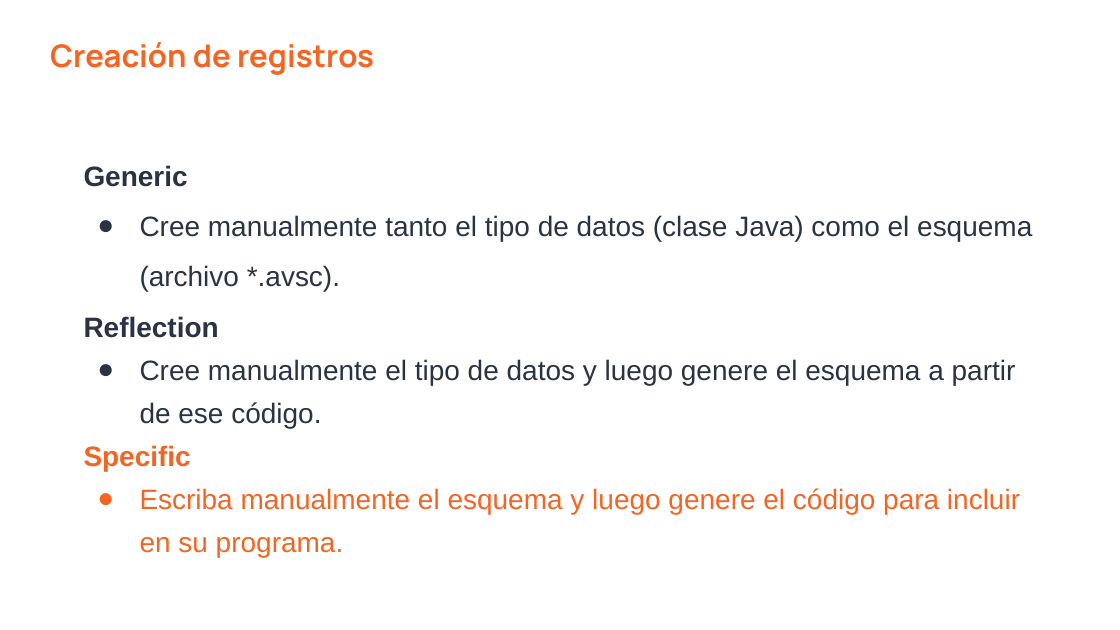
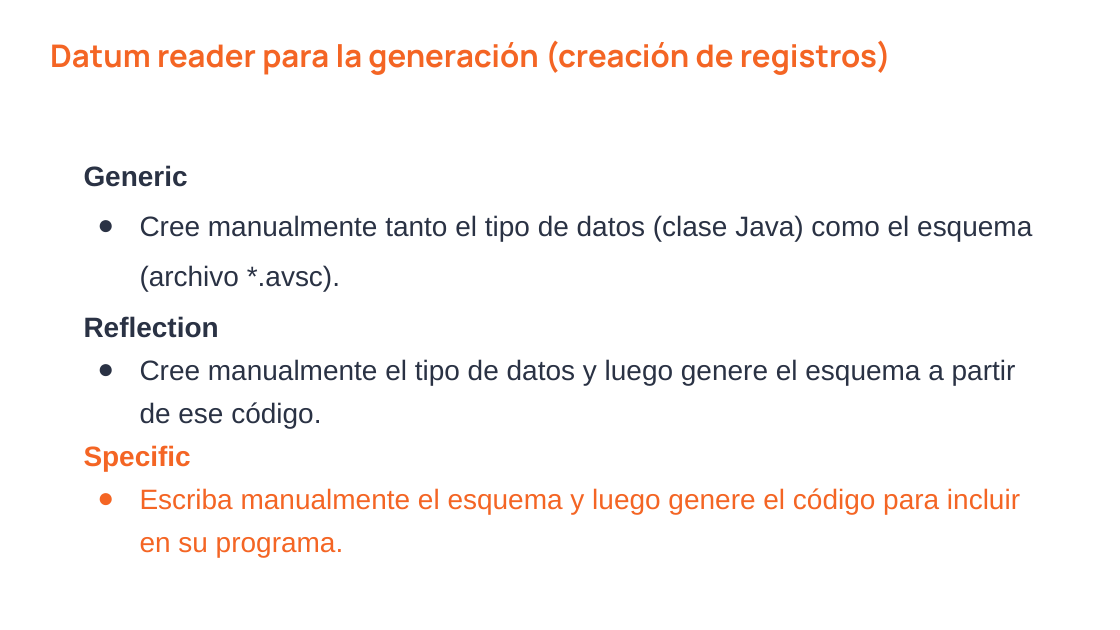
Before and after one commit to vass-engineering/102-spring-kafka-registry, a slide deck: slide 5 of docs/Kafka-GobernanzaDeEsquema.pptx. Drawn at 1120x630 pixels with LibreOffice and Linux fonts; fonts in the diff are those of the drawing. Boxes give left, top, right and bottom in pixels: in the first picture for what was removed or moved away, otherwise in the second. Text is boxed around its words. In the diff, an @@ line names an element or a change of style, - is before the commit and + after.

Commit message:
update slides

```diff
--- a/docs/Kafka-GobernanzaDeEsquema.pptx
+++ b/docs/Kafka-GobernanzaDeEsquema.pptx
@@ text at (50, 40, 891, 75): text changed @@
-Creación de registros
+Datum reader para la generación (creación de registros)
```
